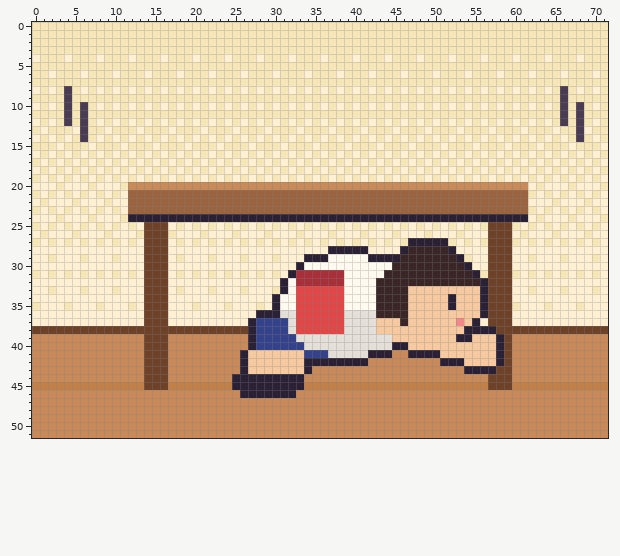
Pixel-art file -- ArtSource/Level/choice_desk.aseprite. Above is the file before it was changed.
72x52 pixels, 1 frame.
After:
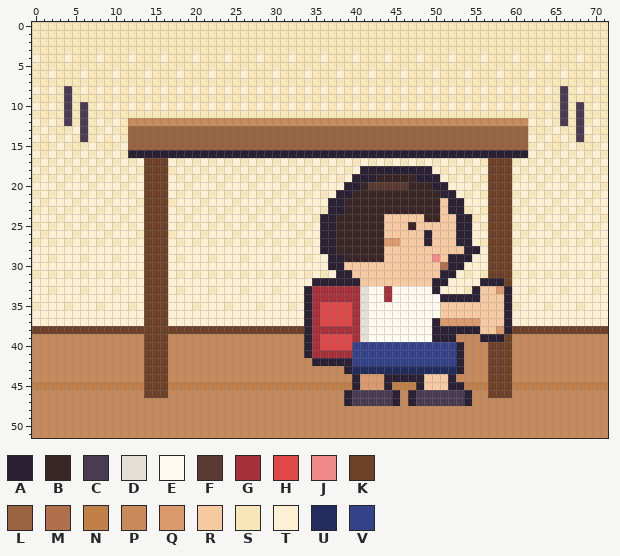
Palette (. is transparent): A #2b2135  B #3a2626  C #4a3b52  D #e4e0d8  E #fffaf0  F #5a3a32  G #a8303a  H #e04848  J #f08a8a  K #6e4228  L #9a6440  M #b0704c  N #c08048  P #c88a5a  Q #dc9a6c  R #f6c9a0  S #f6e6b8  T #fff0d4  U #232c5e  V #34428a
Author's note on the commit: Redraw the crouching student in the desk and cover Choice pictures.
Change:
Changed rows in their new state; - is an unchanged pixel.
first column x 12:
12 PPPPPPPPPPPPPPPPPPPPPPPPPPPPPPPPPPPPPPPPPPPPPPPPPP
13 LLLLLLLLLLLLLLLLLLLLLLLLLLLLLLLLLLLLLLLLLLLLLLLLLL
14 LLLLLLLLLLLLLLLLLLLLLLLLLLLLLLLLLLLLLLLLLLLLLLLLLL
15 LLLLLLLLLLLLLLLLLLLLLLLLLLLLLLLLLLLLLLLLLLLLLLLLLL
16 AAAAAAAAAAAAAAAAAAAAAAAAAAAAAAAAAAAAAAAAAAAAAAAAAA
17 --KKK----------------------------------------KKK--
18 --KKK------------------------AAAAAAAAA-------KKK--
19 --KKK-----------------------AAABBBBBAAA------KKK--
20 TTKKKTTSTTTSTTTSTTTSTTTSTTTAABFFFFFBBBAATTTSTKKKTT
21 STKKKTSTSTSTSTSTSTSTSTSTSTAABBBBBBBBBBBAATSTSKKKST
22 TSKKKSTTTSTTTSTTTSTTTSTTTAABBBBBBBBBBBBRAATTTKKKTS
23 STKKKTSTSTSTSTSTSTSTSTSTSAABBBBBBBBBBBBRAASTSKKKST
24 TTKKKTTSTTTSTTTSTTTSTTTS--BBBBBBRRRRRBBRR--STKKKTT
25 ------------------------AABBBBBBRRRBRRRRRAA-------
26 ------------------------AABBBBBBRRRRRARRRAA-------
27 ------------------------AABBBBBBQQRRR-RRRAA-------
28 ------------------------A-BBBBBBRRRRRRRRRRAA------
29 ----------------------STTAABBBBBRRRRRRJRA-A-------
30 ---------------------TTTTAARRRRRRRRRRRRMAAT-------
31 --------------------STSTSTAARRRRRRRRRRRAATST------
32 -------------------TTTTAAAAAARRRRRRRRRAATTTT-AA---
33 -------------------TTTAGGGGGGD-EGEEEEEATTTSARRQA--
34 ------------------TTTTAGGGGGGD-EGEEEEEEA-AAARRRA--
35 ------------------TTSTAG---HGD-EEEEEEEE-R---RRRA--
36 ----------------TTTTTTAG---HG-EEEEEEEEE-----RRRA--
37 ---------------TTTTTTTAG---HG-EEEEEEEEAQQQQQRRRA--
38 ---------------KKKKKKKAGGGGGG-EEEEEEEEAAAA--RRQA--
39 ---------------PPPPPPPAGHHHHG-EEEEEEEEAAAPPPAA----
40 ---------------PPPPPPPAGHHHHVVVVVVVVVVVVVAPPPKK---
41 --------------PPPPPPPPAGGGGGVVVVVVVVVVVVVAPPPKK---
42 --------------PPPPPPPPP-----VVVVVVVVVVVVV-PPPKK---
43 --------------PPPPPPPPP----AUUUUUUUUUUUUUAPPPK----
44 -------------PPPPPPPPP------AQQQAAAAARRRA---------
45 -------------NNNNNNNNN------AQQQA---ARRRAA--------
46 --KKK---------PPPPPPP------ACCCCCA-ACCCCCCA--KKK--
47 ---------------------------ACCCCCA-ACCCCCCA-------
Pixel boxes of the changes (left, top, right, bottom) in both pictures:
changed: (128, 118, 528, 406)
